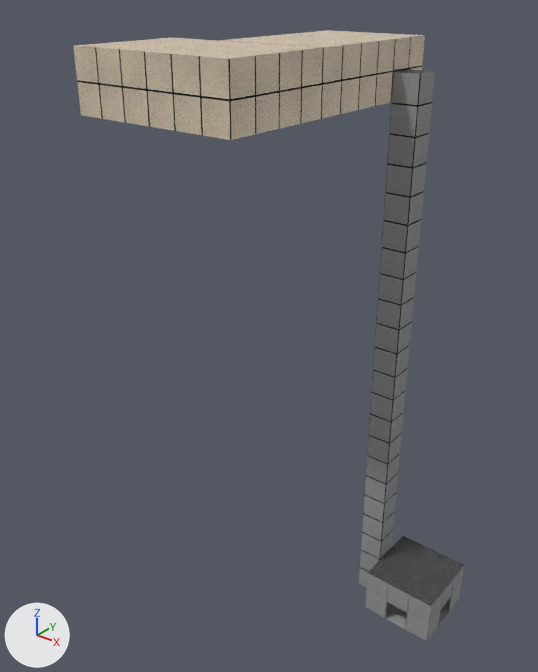
Two versions of the FBX model Assets/Models/Rooms/MainEntrance.fbx, one commit apart.
Both versions are drawn from a 50 mm camera at (21.6, -45.9, 49.7) aimed at (-9.0, -7.6, 25.9). The axes (+X, +Y, +Z) are drawn at lower left. The lights are the same throughout. Where no turn or scale is listed for an object, it has been applied to the vertices.

Before the edit, the objects in view are built like this:
```python
ob_room_001 = bpy.data.objects.new('Room.001', me_cube_002)
ob_room_001.location = (0.0, 0.0, 0.0)
ob_room_002 = bpy.data.objects.new('Room.002', me_cube_001)
ob_room_002.location = (0.0, 0.0, 0.0)
ob_room_003 = bpy.data.objects.new('Room.003', me_cube_051)
ob_room_003.location = (-21.0, 7.0, 0.0)
ob_room_004 = bpy.data.objects.new('Room.004', me_cube_004)
ob_room_004.location = (0.0, 0.0, 0.0)
```
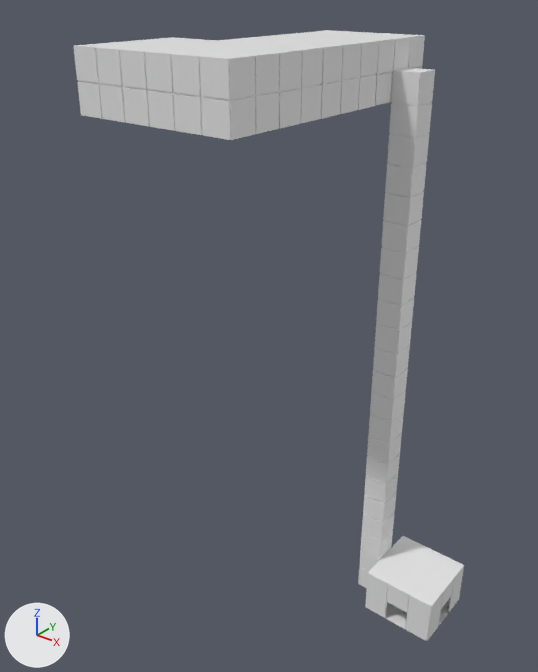
Where the newer file only moved an object's origin or applied its transform, the numbers keep the older frame.

Pixel boxes [x1, y1, x2, y2] of what changed, in the pictures (538 x 672 px):
'Room.002', reshaped: before [358, 69, 435, 588]; after [358, 68, 435, 588]
part 1 of me_cube_051, added: after [375, 67, 422, 106]
part 2 of me_cube_051, recoloured: [218, 30, 424, 119] in both
part 3 of me_cube_051, recoloured (brown to grey): [220, 30, 425, 119] in both
part 4 of me_cube_004, recoloured: [75, 37, 323, 140] in both
part 5 of me_cube_004, recoloured (beige to grey): [74, 38, 323, 140] in both
part 6 of me_cube_002, recoloured: [366, 566, 464, 641] in both
part 7 of me_cube_002, recoloured: [386, 598, 450, 629] in both
part 8 of me_cube_002, recoloured (grey to white): [368, 536, 464, 606] in both
part 9 of me_cube_001, added: after [393, 68, 435, 74]
part 10 of me_cube_001, recoloured: [358, 72, 435, 588] in both
part 11 of me_cube_001, recoloured (black to grey): [358, 72, 432, 583] in both

Diff of the bpy script that builds the scene:
```diff
--- a/Assets/Models/Rooms/MainEntrance.fbx.py
+++ b/Assets/Models/Rooms/MainEntrance.fbx.py
@@ mat_material_001 @@
+mat_material_001 = principled_material('Material.001')
+mat_material_001.base_color = (0.8, 0.8, 0.8)  # white #e7e7e7
@@ mat_material_002 @@
+mat_material_002 = principled_material('Material.002')
+mat_material_002.base_color = (0.8, 0.8, 0.8)  # white #e7e7e7
@@ mat_material @@
+mat_material = principled_material('Material')
+mat_material.base_color = (0.8, 0.8, 0.8)  # white #e7e7e7
@@ mat_material_003 @@
+mat_material_003 = principled_material('Material.003')
+mat_material_003.base_color = (0.8, 0.8, 0.8)  # white #e7e7e7
@@ me_cube_051 @@
 # used by ob_room_003; location = (-21.0, 7.0, 0.0)
-me_cube_051.from_pydata(...)  # 398 vertices, 354 faces; spans x 9.0..17.0, y -16.0..-4.0, z 42.05..45.95
+me_cube_051.from_pydata(...)  # 406 vertices, 369 faces; spans x 9.0..17.0, y -16.0..-4.0, z 42.05..45.95
+# me_cube_051 part 1: 8 vertices added at x 16.95, y -9.95..-4.05, z 42.05..43.95
+# me_cube_051 part 2: 275 faces spanning x 9.0..17.0, y -16.0..-4.0, z 42.05..45.95 switch from mat_steel (picture img_iron_jpg) to no material
+# me_cube_051 part 3: 77 faces spanning x 9.0..17.0, y -15.95..-4.0, z 42.05..45.95 switch from mat_rigips (picture img_rigips_jpg) to no material
@@ me_cube_002 @@
 # used by ob_room_001; location = (0.0, 0.0, 0.0)
-me_cube_002.from_pydata(...)  # 216 vertices, 170 faces; spans x -2.0..4.0, y -3.0..3.0, z 0.05..3.95
+me_cube_002.from_pydata(...)  # 216 vertices, 174 faces; spans x -2.0..4.0, y -3.0..3.0, z 0.05..3.95
+# me_cube_002 part 6: 150 faces spanning x -2.0..4.0, y -3.0..3.0, z 0.05..3.95 switch from mat_wall (picture img_wall_jpg) to no material
+# me_cube_002 part 7: 9 faces spanning x -2.0..4.0, y -3.0..3.0, z 0.05 switch from mat_floor (picture img_floor_jpg) to no material
+# me_cube_002 part 8: 9 faces spanning x -2.0..4.0, y -3.0..3.0, z 3.95 switch from mat_ceiling (picture img_celling_jpg) to no material
@@ me_cube_001 @@
 # used by ob_room_002; location = (0.0, 0.0, 0.0)
-me_cube_001.from_pydata(...)  # 612 vertices, 600 faces; spans x -4.0..-2.0, y -1.0..1.0, z 0.1..44.0
-me_cube_001.materials.append(mat_floor)  # picture img_floor_jpg
-me_cube_001.materials.append(mat_ceiling)  # picture img_celling_jpg
+me_cube_001.from_pydata(...)  # 636 vertices, 626 faces; spans x -4.0..-2.0, y -1.0..1.0, z 0.0..44.0
+# me_cube_001 part 9: 12 vertices added at x -4.0..-2.0, y -1.0..1.0, z 44.0
+# me_cube_001 part 10: 86 faces spanning x -4.0..-2.0, y -1.0..1.0, z 0.1..44.0 switch from mat_wall (picture img_wall_jpg) to mat_material (white #e7e7e7)
+# me_cube_001 part 11: 512 faces spanning x -4.0..-2.0, y -1.0..1.0, z 0.1..44.0 switch from mat_steel (picture img_iron_jpg) to mat_material_003 (white #e7e7e7)
+me_cube_001.materials.append(mat_material_001)  # white #e7e7e7
+me_cube_001.materials.append(mat_material_002)  # white #e7e7e7
@@ me_cube_004 @@
 me_cube_004.from_pydata(...)  # 398 vertices, 363 faces; spans x -16.0..-4.0, y -17.0..-9.0, z 42.05..45.95
 # used by ob_room_004; location = (0.0, 0.0, 0.0)
+# me_cube_004 part 4: all 276 faces that had it switch from mat_steel (picture img_iron_jpg) to no material
+# me_cube_004 part 5: all 87 faces that had it switch from mat_rigips (picture img_rigips_jpg) to no material
```
